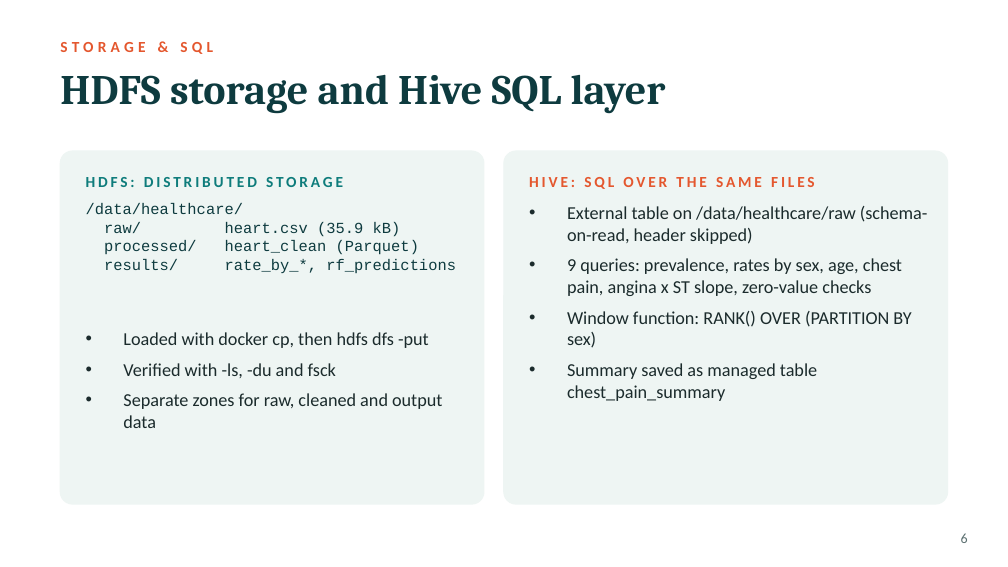
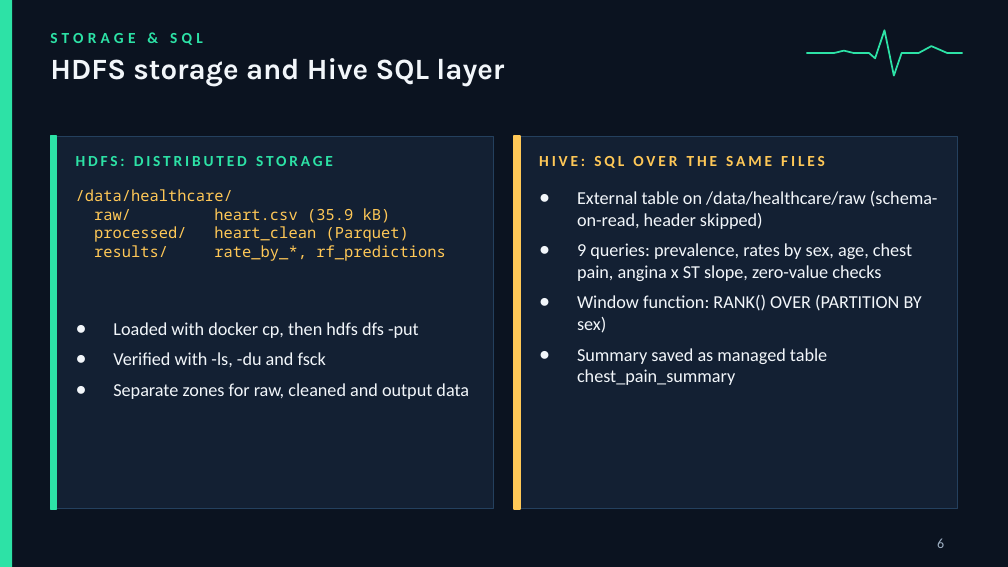
Before and after one commit to maulikcmr05/GUVI-Project, a slide deck: slide 6 of Healthcare_Analytics_Redesign.pptx. Drawn at 1008x567 pixels with LibreOffice and Linux fonts; fonts in the diff are those of the drawing. Boxes give left, top, right and bottom in pixels: in the first picture for what was removed or moved away, otherwise in the second. Text is boxed around its words. In the diff, an @@ line names an element or a change of style, - is before the commit and + after.

```diff
--- a/Healthcare_Analytics_Redesign.pptx
+++ b/Healthcare_Analytics_Redesign.pptx
@@ background #FFFFFF to #0B1320 @@
@@ rectangle added at (x1=0, y1=0, x2=12, y2=566), fill #2DE2A6 @@
@@ text "STORAGE & SQL" moved from (x1=60, y1=42, x2=213, y2=54) to (x1=50, y1=33, x2=203, y2=45) @@
@@ text "STORAGE & SQL" at (x1=50, y1=33, x2=203, y2=45): text colour #E4572E to #2DE2A6 @@
@@ text "HDFS storage and Hive SQL ..." moved from (x1=60, y1=74, x2=666, y2=114) to (x1=50, y1=58, x2=504, y2=86) @@
@@ text "HDFS storage and Hive SQL ..." at (x1=50, y1=58, x2=504, y2=86): size 30 to 21 pt, font Cambria to Karla, text colour #0E3B3F to #F2F6FA @@
@@ freeform shape added at (x1=806, y1=30, x2=963, y2=76), outline #2DE2A6 1.25 pt @@
@@ rectangle added at (x1=50, y1=136, x2=494, y2=509), fill #132033, outline #24405E 0.75 pt @@
@@ rectangle added at (x1=50, y1=136, x2=56, y2=509), fill #2DE2A6, outline #2DE2A6 1 pt @@
@@ rectangle added at (x1=514, y1=136, x2=958, y2=509), fill #132033, outline #24405E 0.75 pt @@
@@ rectangle added at (x1=514, y1=136, x2=520, y2=509), fill #FFC857, outline #FFC857 1 pt @@
@@ rounded rectangle removed at (x1=60, y1=151, x2=484, y2=504) @@
@@ text "HDFS: DISTRIBUTED STORAGE" moved from (x1=86, y1=177, x2=343, y2=187) to (x1=76, y1=156, x2=333, y2=166) @@
@@ text "HDFS: DISTRIBUTED STORAGE" at (x1=76, y1=156, x2=333, y2=166): text colour #0E7C7B to #2DE2A6; vertical alignment middle to top @@
@@ rounded rectangle removed at (x1=504, y1=151, x2=948, y2=504) @@
@@ text "HIVE: SQL OVER THE SAME ..." moved from (x1=529, y1=177, x2=815, y2=189) to (x1=539, y1=156, x2=825, y2=168) @@
@@ text "HIVE: SQL OVER THE SAME ..." at (x1=539, y1=156, x2=825, y2=168): text colour #E4572E to #FFC857; vertical alignment middle to top @@
@@ text "/data/healthcare/" moved from (x1=86, y1=203, x2=456, y2=273) to (x1=76, y1=189, x2=446, y2=261) @@
@@ text "/data/healthcare/" at (x1=76, y1=189, x2=446, y2=261): font Courier New to Noto Sans Mono, text colour #0E3B3F to #FFC857 @@
@@ text "External table on /data/healthcare/raw (schema-on-read, ..." moved from (x1=567, y1=206, x2=928, y2=401) to (x1=577, y1=191, x2=938, y2=385) @@
@@ text "External table on /data/healthcare/raw (schema-on-read, ..." at (x1=577, y1=191, x2=938, y2=385): text colour #1B2B2C to #F2F6FA; bullet • to ● @@
@@ text "Loaded with docker cp, then ..." at (x1=113, y1=322, x2=469, y2=399): text colour #1B2B2C to #F2F6FA; bullet • to ● @@
@@ text "Loaded with docker cp, then ..." moved from (x1=123, y1=332, x2=442, y2=428) to (x1=113, y1=322, x2=469, y2=399) @@
@@ page number at (x1=937, y1=538, x2=944, y2=548): text colour #5B6F70 to #9FB0C3; alignment right to left @@
```
Also in this commit, not shown: 18 other slides changed, 1 other file.
